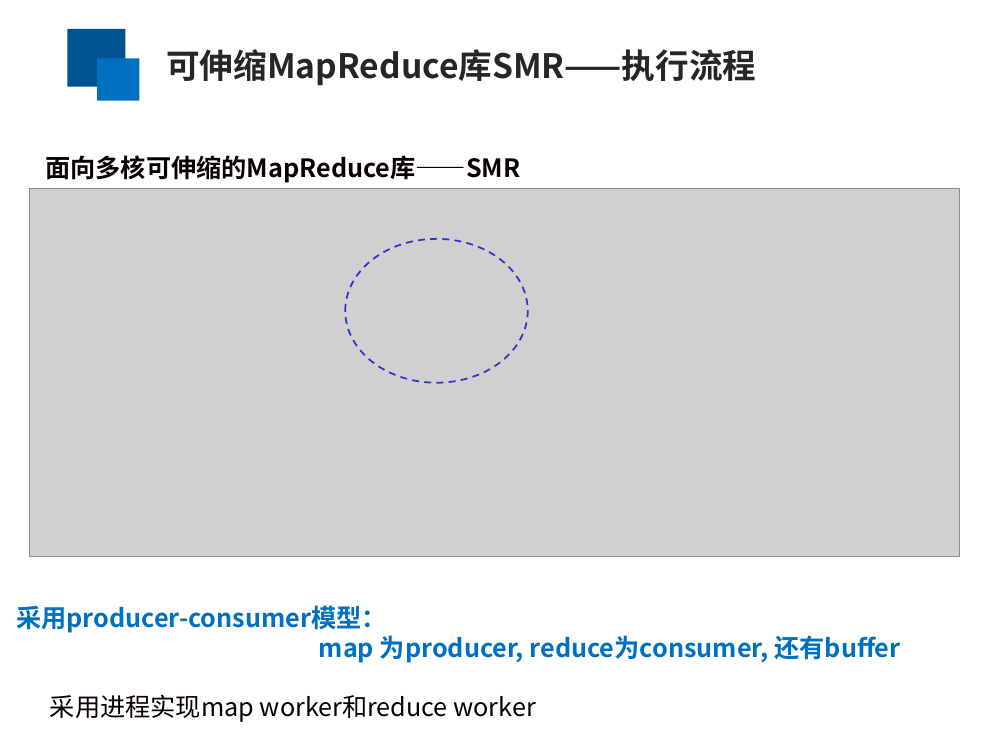
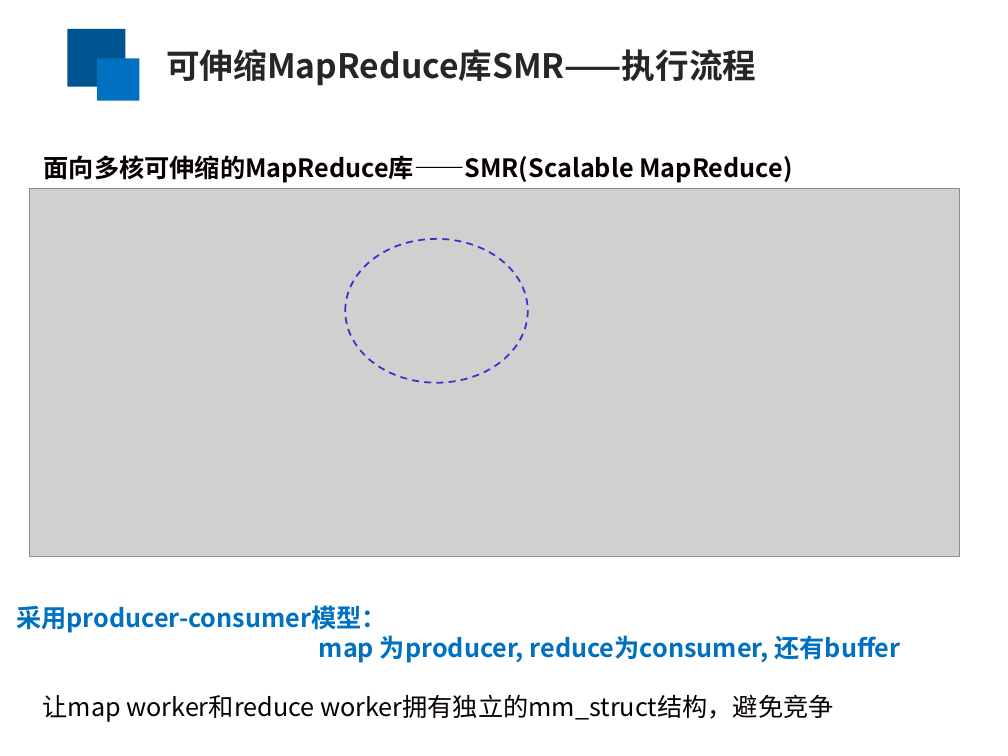
Before and after one commit to yufenyu/work, a slide deck: slide 7 of dmr_paper/paper/chinaSys-2016.ppt. Drawn at 1008x756 pixels with LibreOffice and Linux fonts; fonts in the diff are those of the drawing; grey boxes stand for pictures. Boxes give left, top, right and bottom in pixels: in the first picture for what was removed or moved away, otherwise in the second. Text is boxed around its words. In the diff, an @@ line names an element or a change of style, - is before the commit and + after.

```diff
--- a/dmr_paper/paper/chinaSys-2016.ppt
+++ b/dmr_paper/paper/chinaSys-2016.ppt
@@ text at [44,155,792,183]: text changed @@
-面向多核可伸缩的MapReduce库——SMR
+面向多核可伸缩的MapReduce库——SMR(Scalable MapReduce)
@@ text added at [43,694,833,722], 18 pt, text #080000 @@
+让map worker和reduce worker拥有独立的mm_struct结构，避免竞争
@@ text removed at [50,694,536,722] @@
-采用进程实现map worker和reduce worker
```
Also in this commit, not shown: 14 other slides changed.
